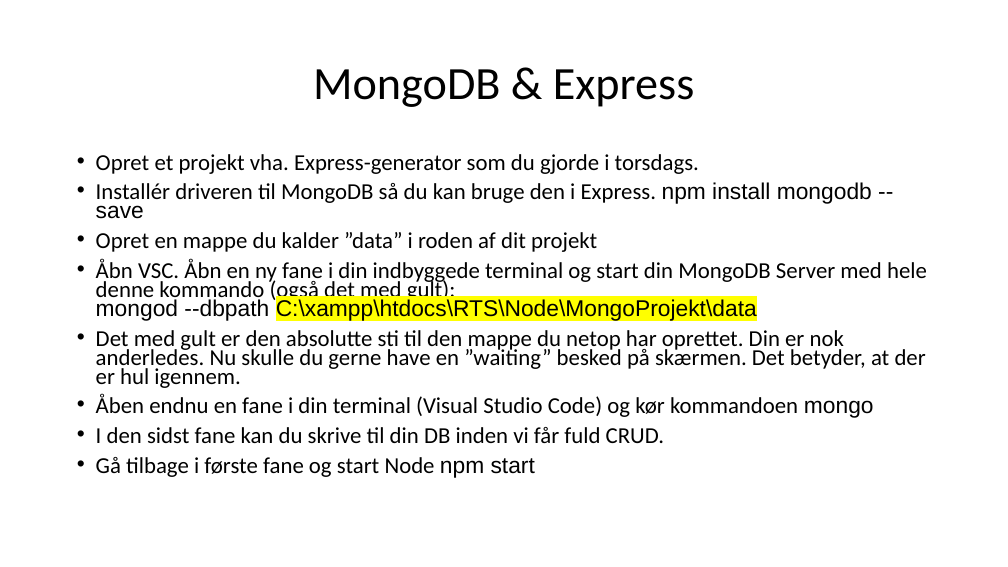
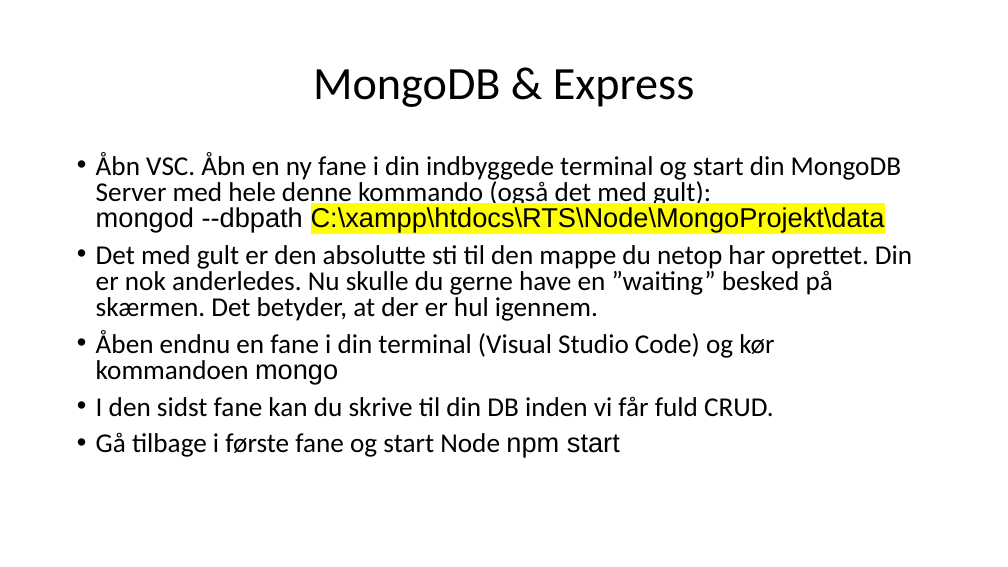
Before and after one commit to svl66/mongodb, a slide deck: slide 11 of MongoDB.pptx (slide 8 before the commit). Drawn at 1008x567 pixels with LibreOffice and Linux fonts; fonts in the diff are those of the drawing. Boxes give left, top, right and bottom in pixels: in the first picture for what was removed or moved away, otherwise in the second. Text is boxed around its words. In the diff, an @@ line names an element or a change of style, - is before the commit and + after.

```diff
--- a/MongoDB.pptx
+++ b/MongoDB.pptx
@@ text "Åbn VSC. Åbn en ny ..." at box(96, 153, 912, 457): size 21.7 to 25.9 pt; line spacing 0.7 to 0.8 @@
@@ text at box(96, 154, 872, 252): paragraphs removed @@
-• Opret et projekt vha. Express-generator som du gjorde i torsdags.
-• Installér driveren til MongoDB så du kan bruge den i Express. npm install mongodb --save
-• Opret en mappe du kalder ”data” i roden af dit projekt
```
Also in this commit, not shown: 3 slides added.
